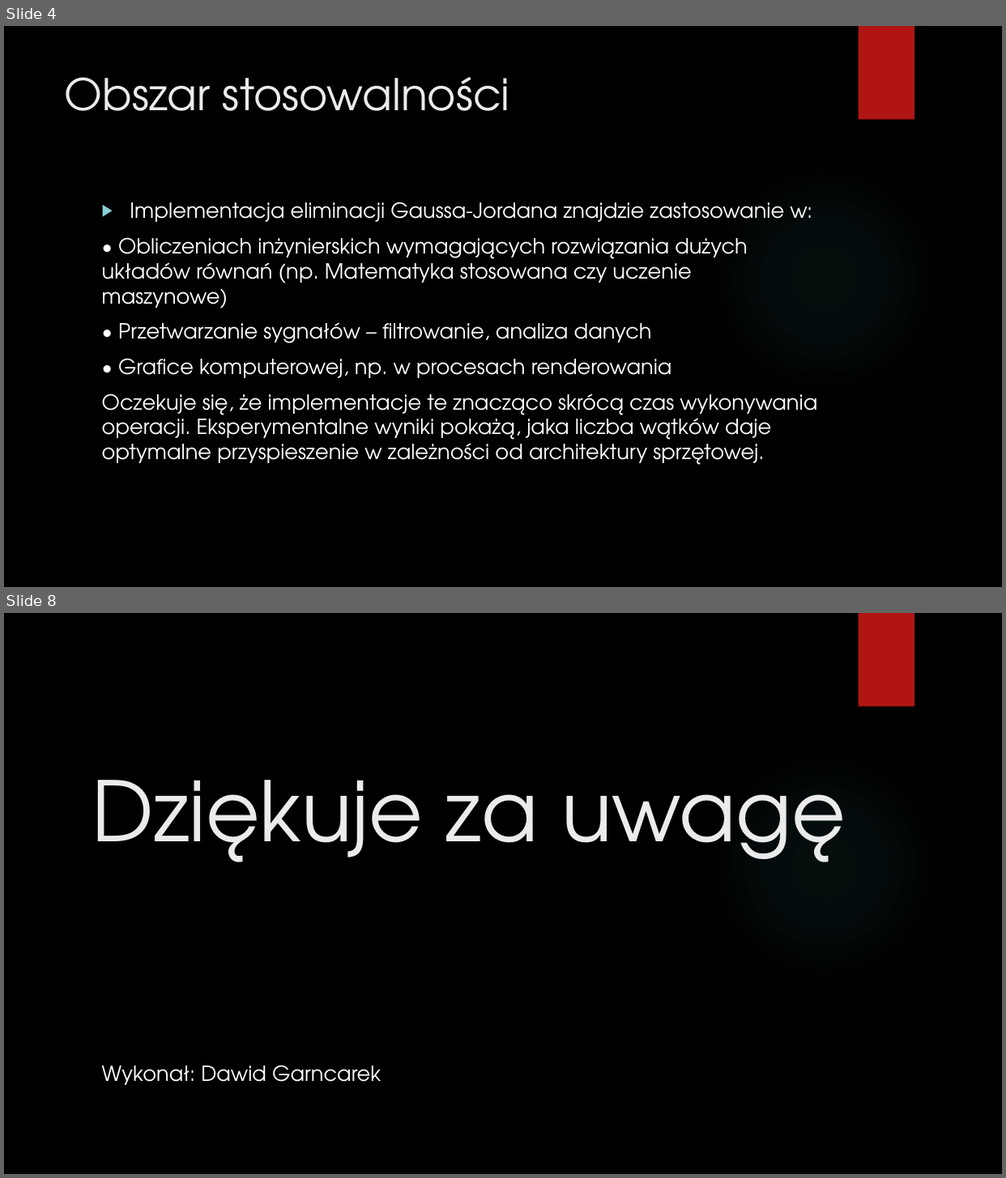
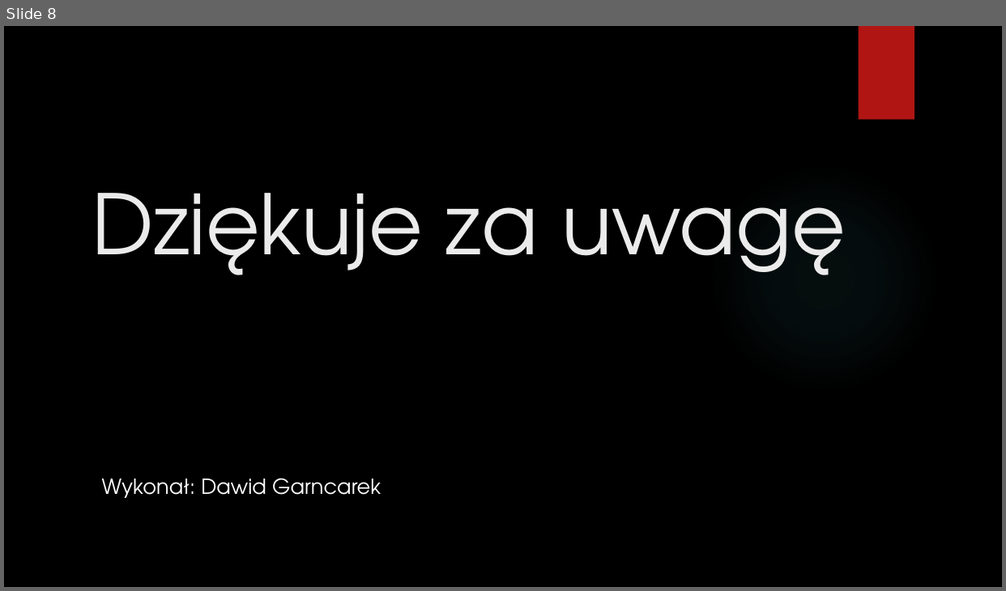
Before and after one commit to DawidGarncarek/Studia-Stopien-II, a slide deck: Semestr 2/Programowanie współbieżne i rozproszone/Projekt_wykład/Prezentacja_cz1.pptx. Shown one above the other, each under a label of ours: slides 4 and 8 before the commit, slide 8 after it; the slides between them are not shown. The pictures are 1006x1178 and 1006x591 pixels, drawn with LibreOffice and Linux fonts; fonts in the diff are those of the drawing; background and template pictures are left out. Boxes give left, top, right and bottom in pixels: in the first picture for what was removed or moved away, otherwise in the second. Text is boxed around its words. In the diff, an @@ line names an element or a change of style, - is before the commit and + after.

```diff
--- a/Semestr 2/Programowanie współbieżne i rozproszone/Projekt_wykład/Prezentacja_cz1.pptx
+++ b/Semestr 2/Programowanie współbieżne i rozproszone/Projekt_wykład/Prezentacja_cz1.pptx
@@ slide 4 removed at [4, 26, 1002, 587], background picture (left out); not listed: 2 template elements that a slide beside it also shows @@
@@ title removed at [65, 77, 510, 111] @@
-Obszar stosowalności
@@ text removed at [102, 202, 817, 465] @@
-▶ Implementacja eliminacji Gaussa-Jordana znajdzie zastosowanie w:
-• Obliczeniach inżynierskich wymagających rozwiązania dużych układów równań (np. Matematyka stosowana czy uczenie maszynowe)
-• Przetwarzanie sygnałów – filtrowanie, analiza danych
-• Grafice komputerowej, np. w procesach renderowania
-Oczekuje się, że implementacje te znacząco skrócą czas wykonywania operacji. Eksperymentalne wyniki pokażą, jaka liczba wątków daje optymalne przyspieszenie w zależności od architektury sprzętowej.
```
Also in this commit, not shown: 6 slides changed, 1 slide added, 3 other files.
